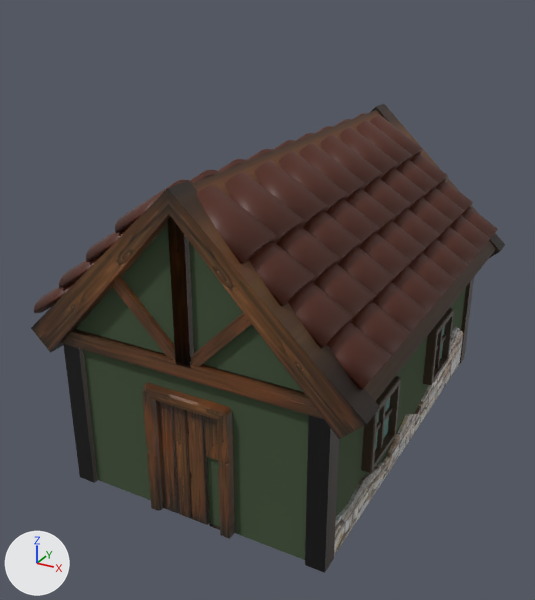
The FBX model Assets/Prefabs/Enviroment/Houses/SM_House_002.fbx as it was, and as the next commit left it.
The view is the same before and after, from a 50 mm lens placed at (4.51, -9.2, 6.39), pointed at (-0.27, -0.51, 2.04). Every picture has the same lights, and +X, +Y and +Z are marked at lower left. The picture after the commit comes second. Where no turn or scale is listed for an object, it has been applied to the vertices. Vertices at exactly the same position are counted once.
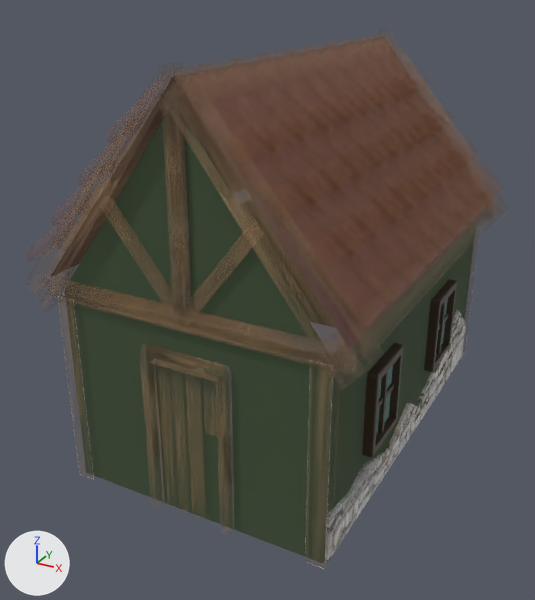
Where the newer file only moved an object's origin or applied its transform, the numbers keep the older frame.

Edits to the scene script, one JSON object a line:
```json
{"op": "set", "path": "img_tx_atlas_house_01_png", "old": "load_image('TX_Atlas_House_01.png', 'TX_Atlas_House_01.png', 1024, 1024, 'sRGB')", "new": "load_image('TX_Atlas_House_01.png', 'TX_Atlas_House_01.png', 1024, 1024, 'Non-Color')"}
{"op": "add", "block": "mat_material_001", "code": "n3 = _N.new('ShaderNodeTexImage'); n3.name = 'Image Texture.001'"}
{"op": "add", "block": "mat_material_001", "code": "n3.image = img_tx_atlas_house_01_png"}
{"block": "mat_material_001", "where": "n0 = _N.new('ShaderNodeBsdfPrincipled'); n0.name = 'Principled BSDF'"}
{"op": "add", "block": "mat_material_001", "code": "_L.new(n3.outputs[0], n0.inputs[4])  # 'Color' to 'Alpha'"}
{"op": "add", "block": "mat_material_006", "code": ["mat_material_006 = bpy.data.materials.new('Material.006')", "# uses the picture img_tx_atlas_house_01_png"]}
{"block": "me_plane_010", "where": "# used by ob_plane_014; location = (0.01, 0.01, -0.02)"}
{"op": "remove", "block": "me_plane_010", "code": "me_plane_010.from_pydata(...)  # 5595 vertices, 5320 faces; spans x -2.35..2.31, y -3.14..3.13, z 0.0..4.39"}
{"op": "add", "block": "me_plane_010", "code": "me_plane_010.from_pydata(...)  # 5595 vertices, 5320 faces; spans x -2.35..2.31, y -3.14..3.13, z 0.05..5.61"}
{"block": "me_plane_010", "change": "me_plane_010 part 1: the whole mesh is multiplied about its middle by the matrix ((1.0, 0.0, 0.0), (0.0, 1.0, 0.0), (0.0, 0.0, 1.267)), then moved by (0.0, 0.0, 0.64)"}
{"block": "me_plane_010", "change": "me_plane_010 part 2: all 76 faces that had it switch from mat_material (picture img_tx_atlas_house_01_png) to mat_material_006"}
```

Pixel boxes [x1, y1, x2, y2] of what changed, in the pictures (535 x 600 px; the box of a moved part takes in the faces that stretch with it):
```json
{"object": "Plane.014", "change": "surface changed, recoloured, reshaped", "before": [31, 104, 505, 573], "after": [50, 37, 491, 568]}
{"part": 1, "of": "me_plane_010", "change": "moved or reshaped", "before": [31, 104, 505, 573], "after": [50, 37, 491, 568]}
{"part": 2, "of": "me_plane_010", "change": "recoloured", "before": [334, 326, 463, 555], "after": [156, 310, 466, 560]}
```
